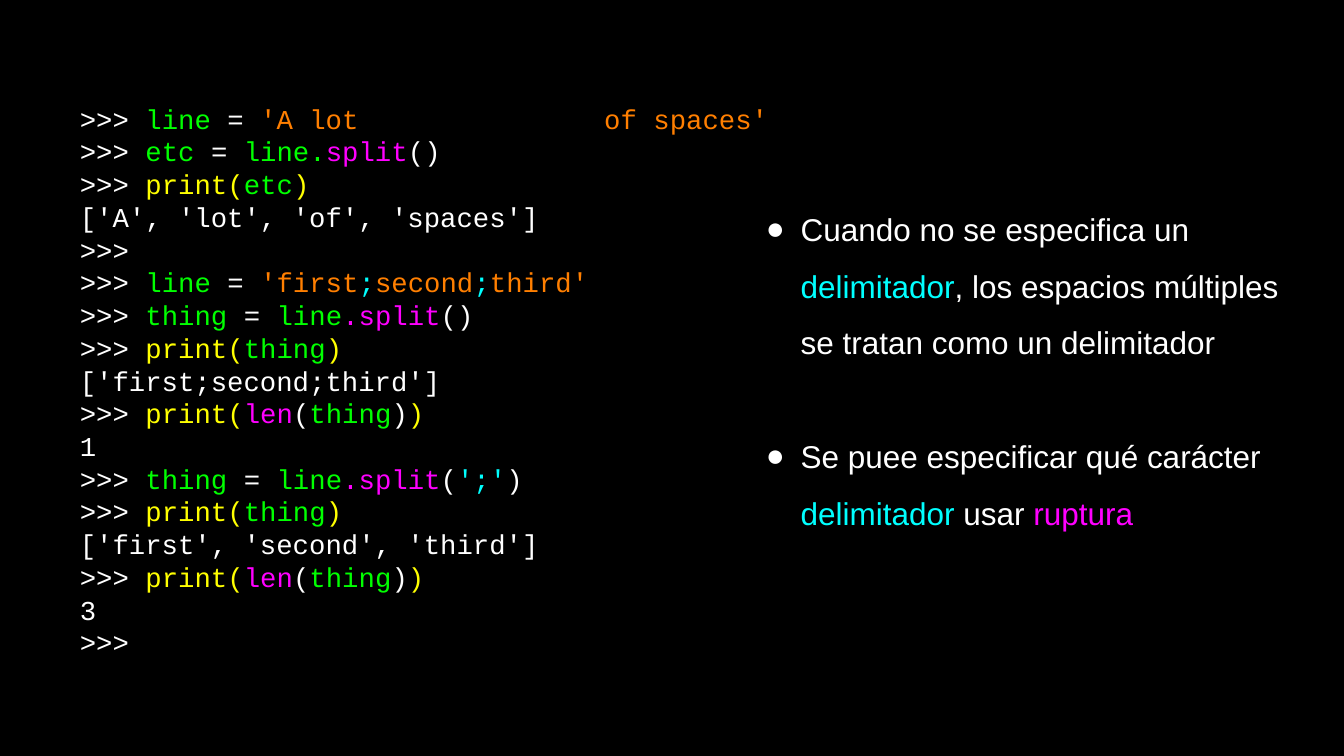
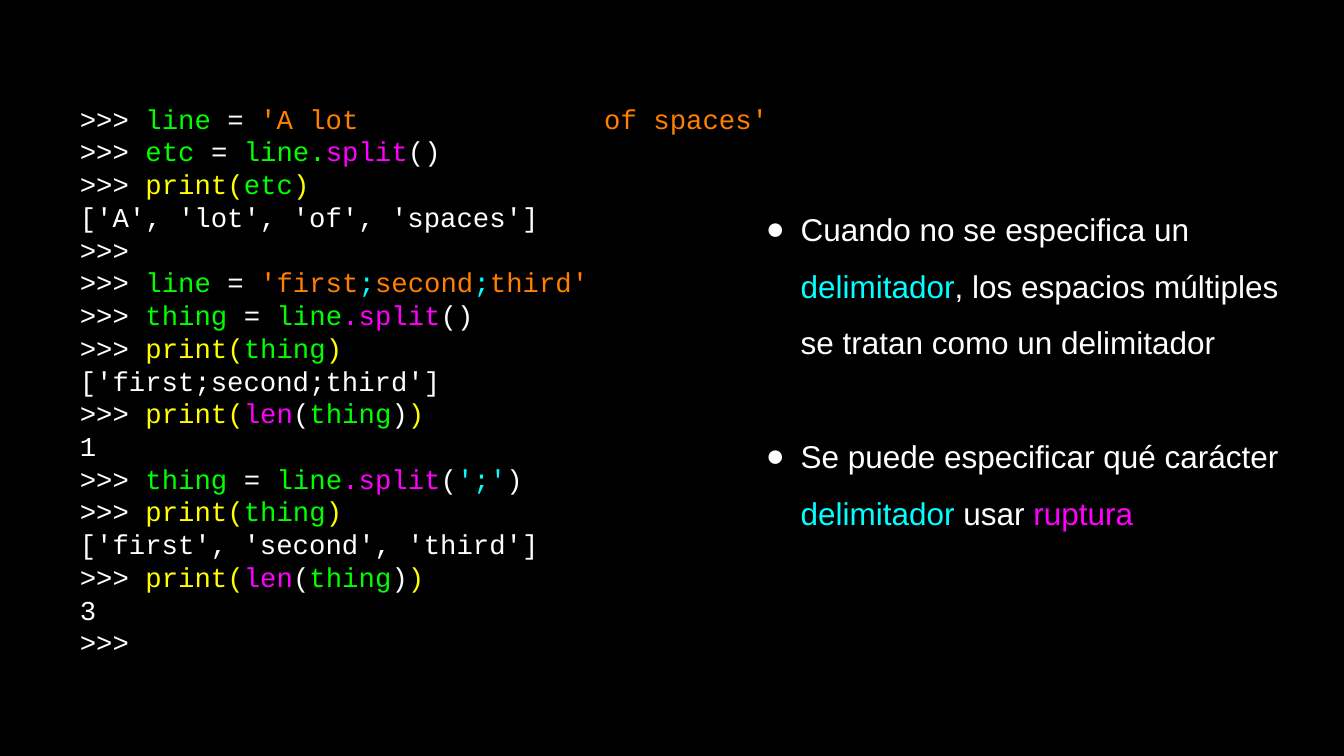
Before and after one commit to mentecatoDev/presentaciones, a slide deck: slide 22 of 08-Listas.odp. Drawn at 1344x756 pixels with LibreOffice and Linux fonts; fonts in the diff are those of the drawing. Boxes give left, top, right and bottom in pixels: in the first picture for what was removed or moved away, otherwise in the second. Text is boxed around its words. In the diff, an @@ line names an element or a change of style, - is before the commit and + after.

```diff
--- a/08-Listas.odp
+++ b/08-Listas.odp
@@ text at box(801, 444, 1279, 531): text changed @@
-● Se puee especificar qué carácter delimitador usar ruptura
+● Se puede especificar qué carácter delimitador usar ruptura
```
Also in this commit, not shown: 4 other slides changed, 5 other files.
